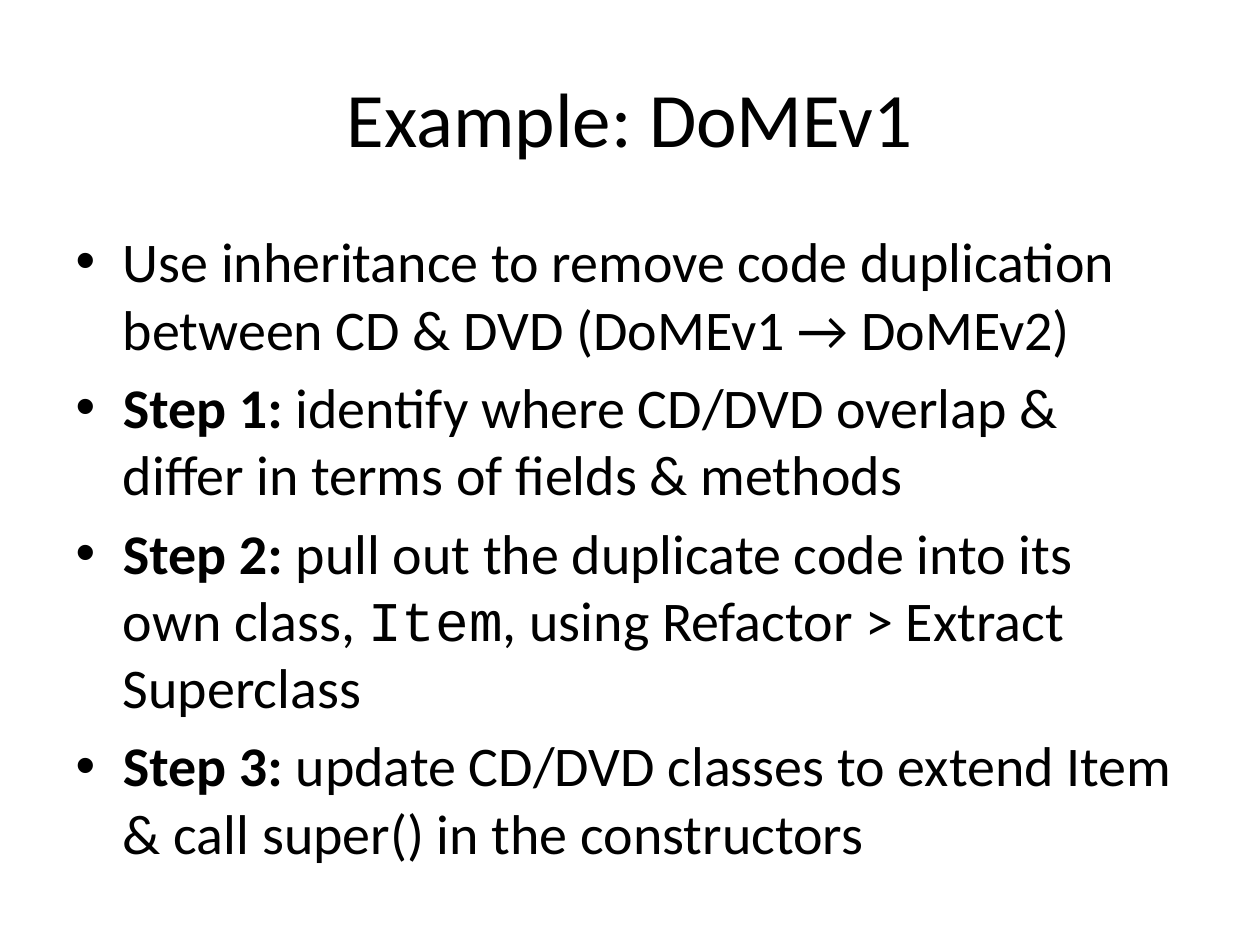
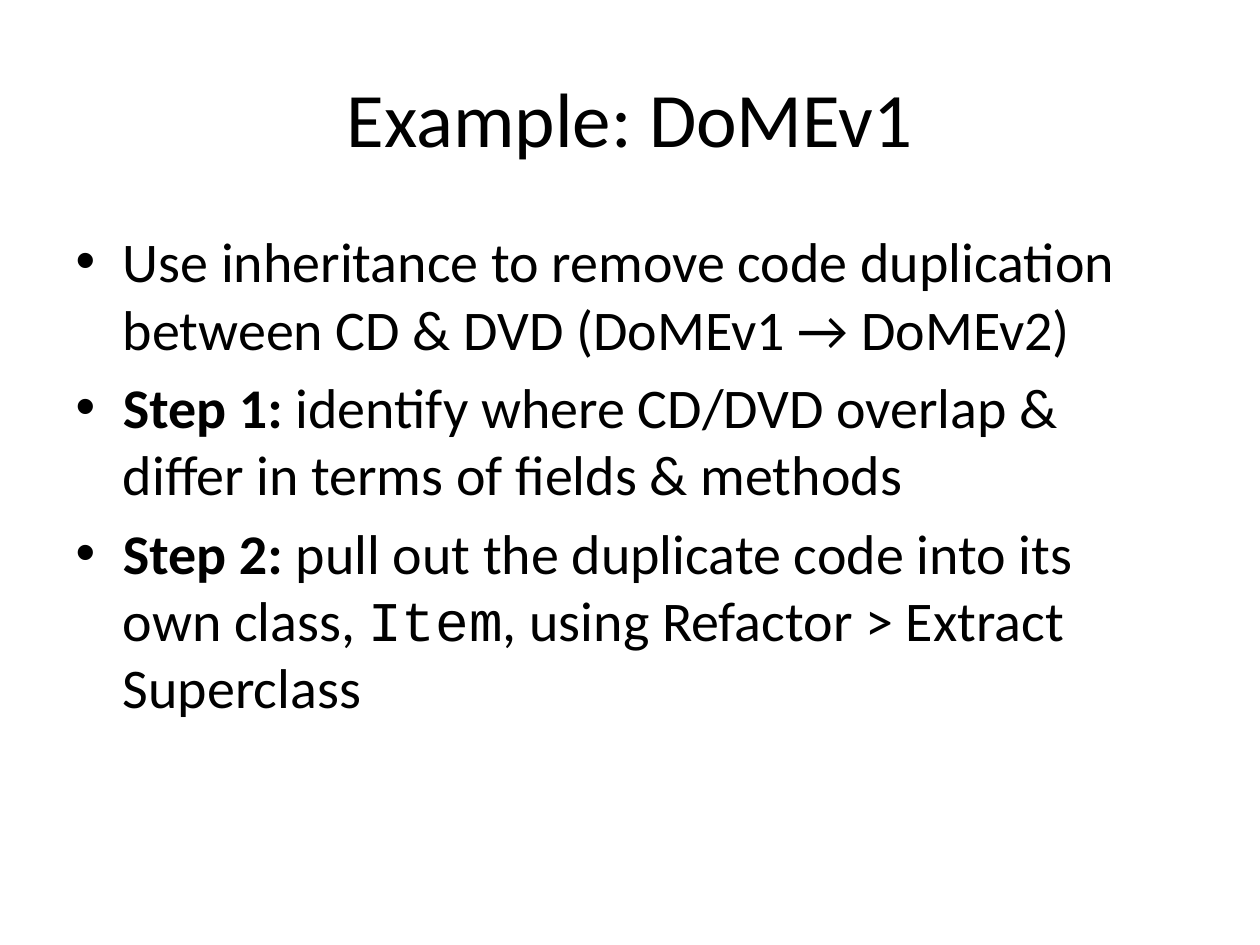
Before and after one commit to emhill/151-S15, a slide deck: slide 6 of src/morea/materials/11-DoME.pptx (slide 7 before the commit). Drawn at 1260x945 pixels with LibreOffice and Linux fonts; fonts in the diff are those of the drawing. Boxes give left, top, right and bottom in pixels: in the first picture for what was removed or moved away, otherwise in the second. Text is boxed around its words. In the diff, an @@ line names an element or a change of style, - is before the commit and + after.

```diff
--- a/src/morea/materials/11-DoME.pptx
+++ b/src/morea/materials/11-DoME.pptx
@@ text at [123,747,1172,863]: paragraph removed @@
-• Step 3: update CD/DVD classes to extend Item & call super() in the constructors
```
Also in this commit, not shown: 5 other slides changed, 1 slide removed, 1 other file.
